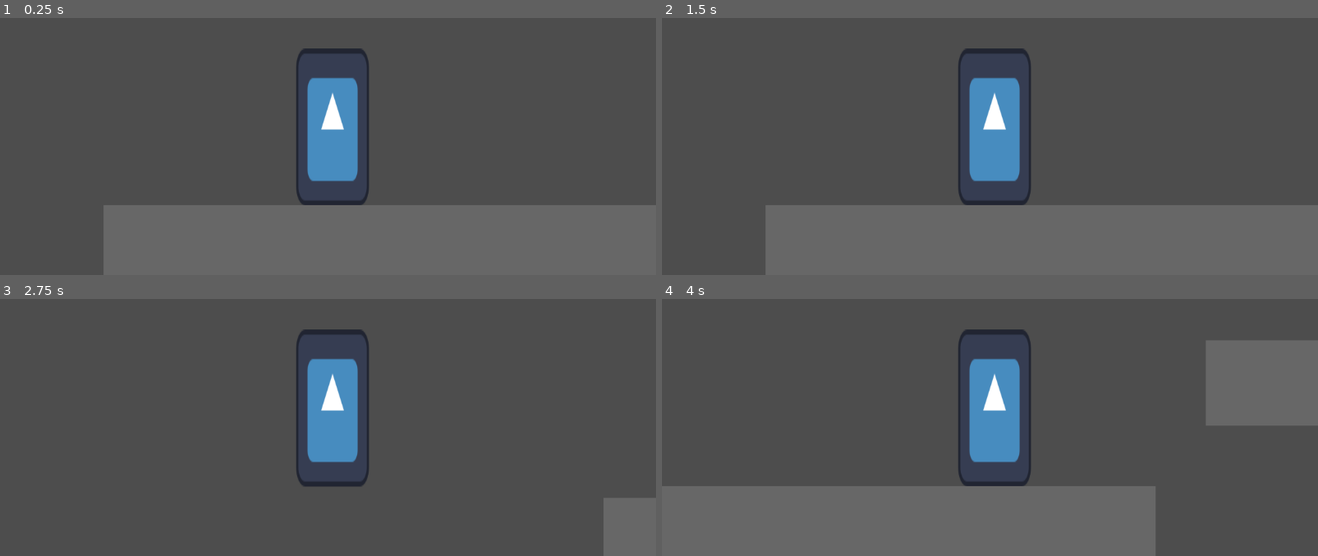
Above: before the commit, frames 1-4 (two rows, left to right).
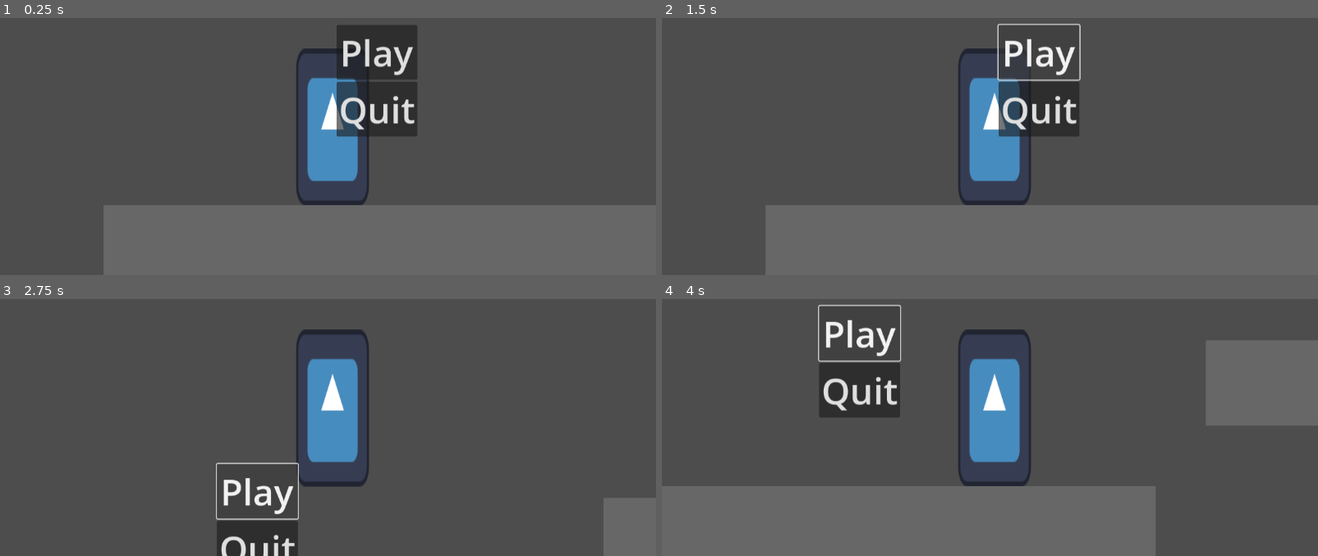
Above: after the commit, the same moments.

Repository: prejammers/godot-platformer
Game: Godot game, scene res://scene/world.tscn
The game is run twice, just before and just after one commit, with the same random seed, the same clock (stepped at 60 frames per second) and the same inputs. This scene is started directly instead of the project's main scene. The engine's default icon, where the game draws it, is replaced by a stand-in: a white triangle on a blue panel in a dark square.
Inputs (mouse positions are in pixels of both pictures, inside the frame that each line leads up to):
- Up to frame 1 (0.25 s): no input
- Up to frame 2 (1.5 s): click (1035, 51) at 0.5 s, where only the run after the commit has a clickable "Play"; click (1035, 51) at 1.25 s, where only the run after the commit has a clickable "Play"
- Up to frame 3 (2.75 s): tap Enter at 2 s; hold D (move_right) from 2.03 s (still down); tap Space (jump) at 2.27 s
- Up to frame 4 (4 s): tap Space (jump) at 3.02 s; release D (move_right) at 3.53 s; hold A (move_left) from 3.53 s (still down)

The runs differ from the first frame. In frame 1, 4.9% of the frame differs, in the area x 51-64%, y 2-47%; in frame 2, 3.3%; in frame 3, 2.3%; in frame 4, 3.2%.

Commit message:
fixed game i think

Diff:
--- a/scene/menu.tscn
+++ b/scene/menu.tscn
@@ -1,6 +1,4 @@
-[gd_scene load_steps=2 format=3 uid="uid://qqh8h3oibc4j"]
-
-[ext_resource type="scripts" path="res://Scripts/Menu.gd" id="1_675ie"]
+[gd_scene format=3 uid="uid://qqh8h3oibc4j"]
 
 [node name="Menu" type="Control"]
 layout_mode = 3
@@ -9,7 +7,6 @@
 anchor_bottom = 1.0
 grow_horizontal = 2
 grow_vertical = 2
-script = ExtResource("1_675ie")
 
 [node name="MarginContainer" type="MarginContainer" parent="."]
 layout_mode = 0
--- a/scene/world.tscn
+++ b/scene/world.tscn
@@ -1,7 +1,8 @@
-[gd_scene load_steps=5 format=3 uid="uid://bxnwli5lenjfn"]
+[gd_scene load_steps=6 format=3 uid="uid://bxnwli5lenjfn"]
 
 [ext_resource type="PackedScene" uid="uid://i7acxieay1og" path="res://scene/player.tscn" id="1_aew1j"]
 [ext_resource type="Script" path="res://scripts/world.gd" id="1_gkxe2"]
+[ext_resource type="PackedScene" uid="uid://qqh8h3oibc4j" path="res://scene/menu.tscn" id="3_oo724"]
 
 [sub_resource type="QuadMesh" id="QuadMesh_3bwms"]
 size = Vector2(1000, 150)
@@ -38,3 +39,5 @@
 [node name="CollisionShape2D" type="CollisionShape2D" parent="Platform2"]
 position = Vector2(2.08165e-12, 2.08165e-12)
 shape = SubResource("RectangleShape2D_yse2c")
+
+[node name="Menu" parent="." instance=ExtResource("3_oo724")]
